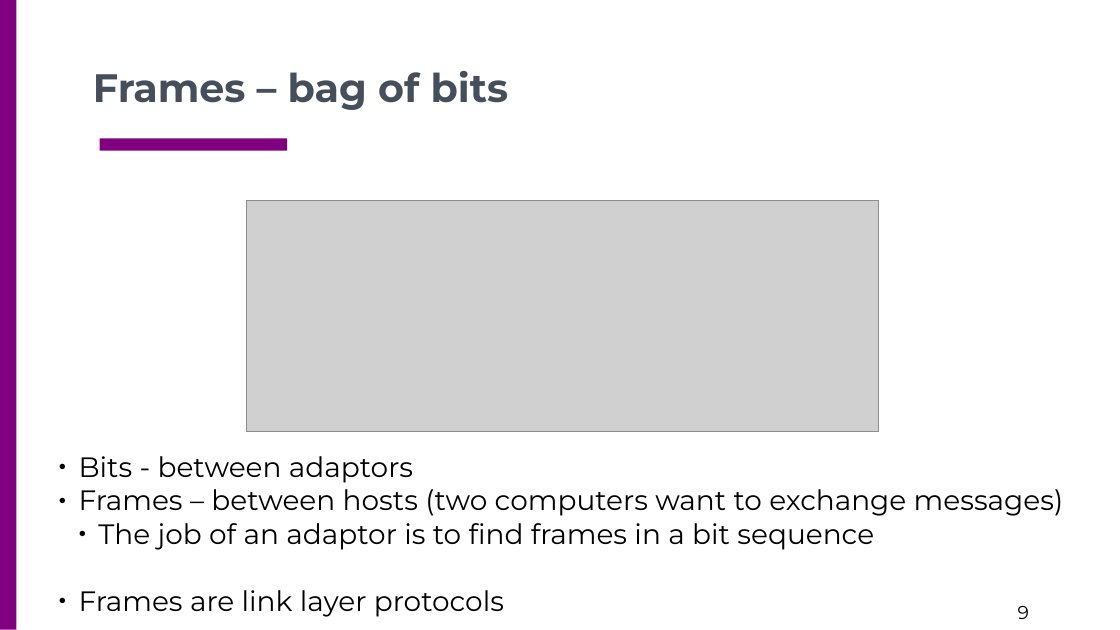
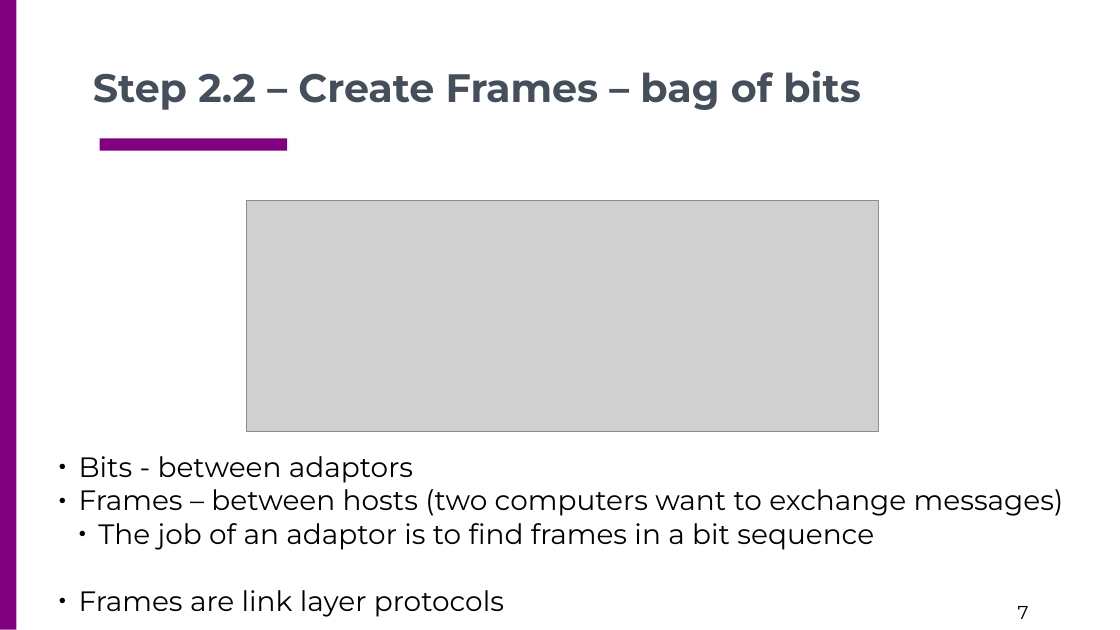
Before and after one commit to csc4200/csc4200.github.io, a slide deck: slide 7 of docs/lectures_source/class_slides-3.odp (slide 9 before the commit). Drawn at 1120x630 pixels with LibreOffice and Linux fonts; fonts in the diff are those of the drawing; grey boxes stand for pictures. Boxes give left, top, right and bottom in pixels: in the first picture for what was removed or moved away, otherwise in the second. Text is boxed around its words. In the diff, an @@ line names an element or a change of style, - is before the commit and + after.

```diff
--- a/docs/lectures_source/class_slides-3.odp
+++ b/docs/lectures_source/class_slides-3.odp
@@ text at [93, 71, 861, 110]: text changed @@
-Frames – bag of bits
+Step 2.2 – Create Frames – bag of bits
@@ page number at [1018, 606, 1029, 619]: text changed @@
-9
+7
```
Also in this commit, not shown: 8 other slides changed, 14 slides added, 8 slides removed, 11 other files.
